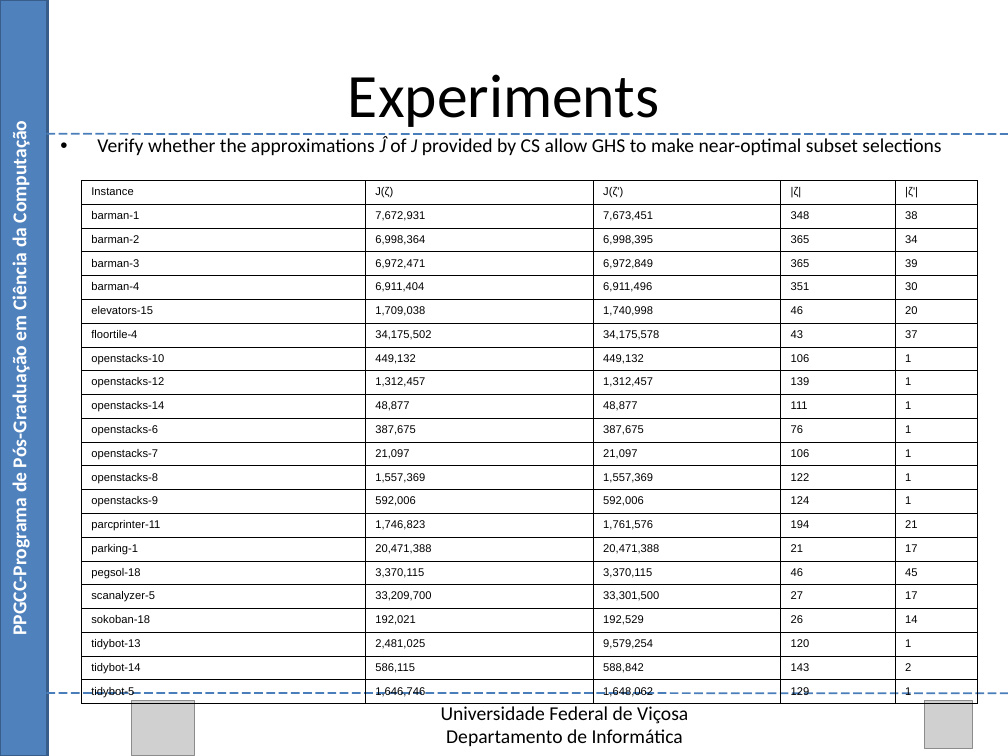
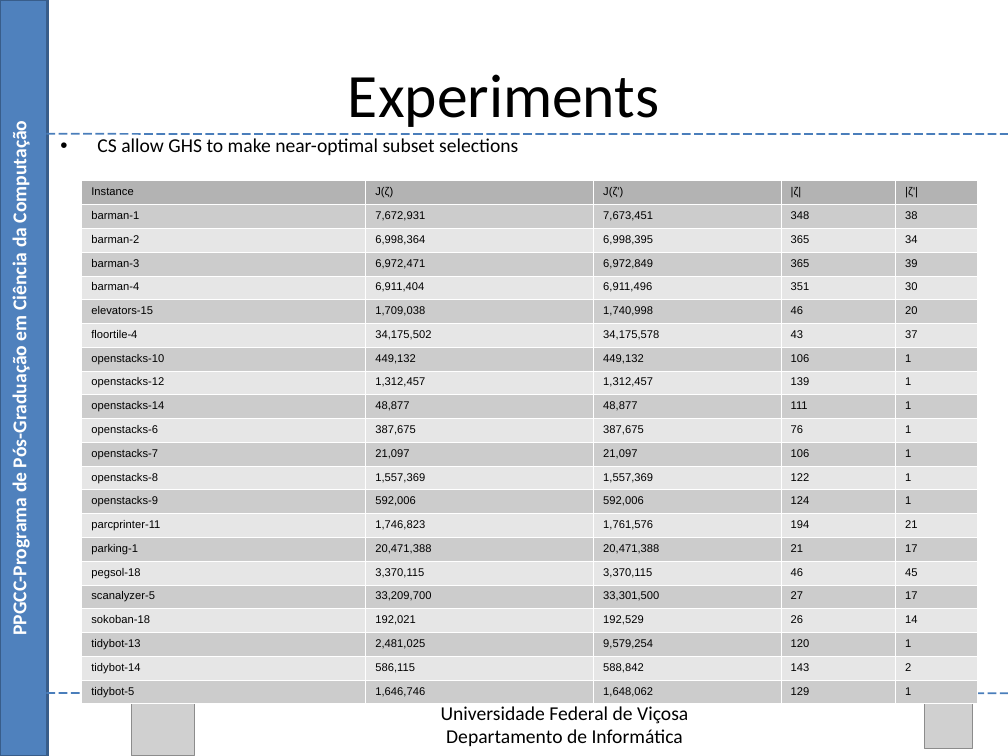
Before and after one commit to Marvinsky/research-marvin, a slide deck: slide 44 of latex/odp/selection heuristics.odp. Drawn at 1008x756 pixels with LibreOffice and Linux fonts; fonts in the diff are those of the drawing; grey boxes stand for pictures. Boxes give left, top, right and bottom in pixels: in the first picture for what was removed or moved away, otherwise in the second. Text is boxed around its words. In the diff, an @@ line names an element or a change of style, - is before the commit and + after.

Commit message:
13/08/15 update selection heuristics

```diff
--- a/latex/odp/selection heuristics.odp
+++ b/latex/odp/selection heuristics.odp
@@ text at (x1=97, y1=138, x2=518, y2=155): text changed @@
-• Verify whether the approximations Ĵ of J provided by CS allow GHS to make near-optimal subset selections
+• CS allow GHS to make near-optimal subset selections
@@ table at (x1=82, y1=180, x2=978, y2=704) @@
@@ fill none to #B3B3B3 in row 1 @@
@@ fill none to #CCCCCC in 55 cells @@
@@ fill none to #E6E6E6 in 50 cells @@
@@ borders changed @@
```
Also in this commit, not shown: 17 other slides changed.
